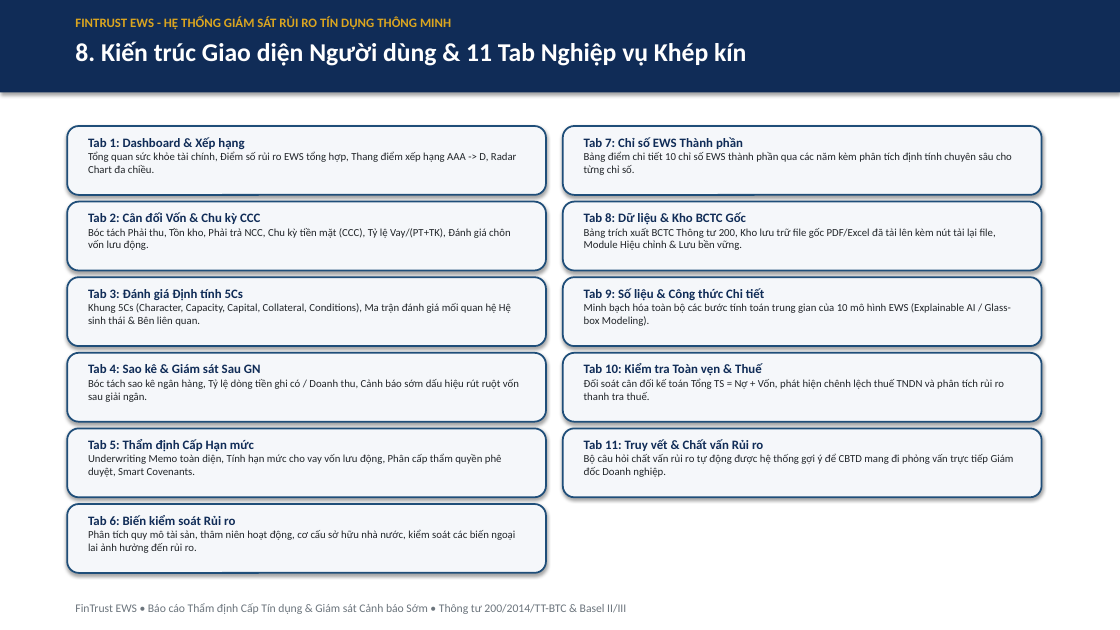
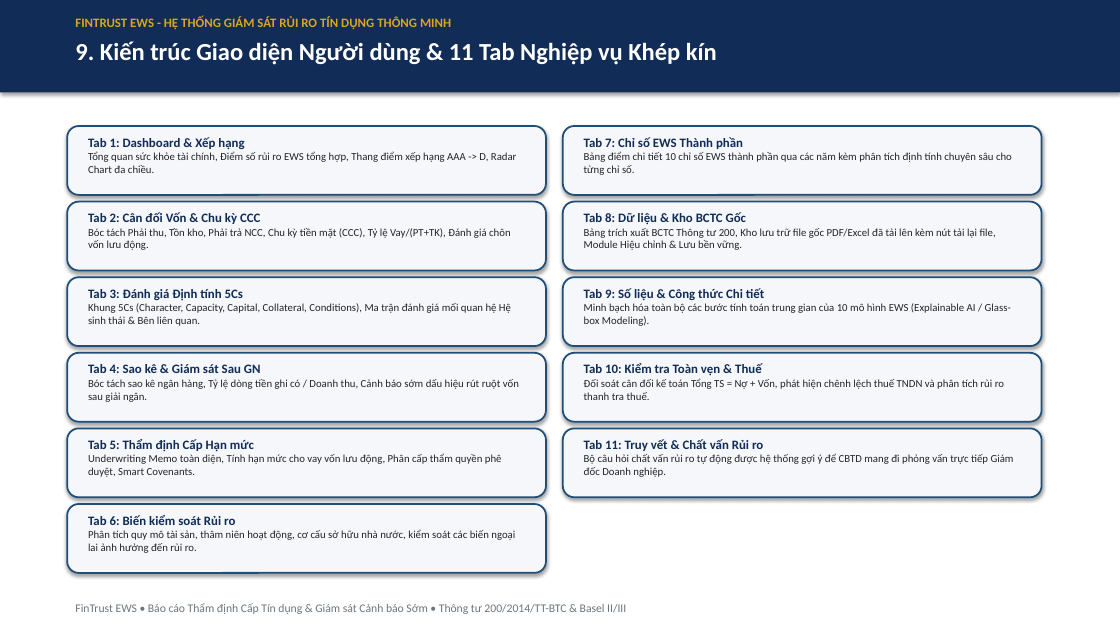
Before and after one commit to SelinaVu/Credit-Risk-Control, a slide deck: slide 10 of FinTrust_EWS_Bao_Cao_Hoi_Dong_Khoa_Hoc.pptx (slide 9 before the commit). Drawn at 1120x630 pixels with LibreOffice and Linux fonts; fonts in the diff are those of the drawing. Boxes give left, top, right and bottom in pixels: in the first picture for what was removed or moved away, otherwise in the second. Text is boxed around its words. In the diff, an @@ line names an element or a change of style, - is before the commit and + after.

```diff
--- a/FinTrust_EWS_Bao_Cao_Hoi_Dong_Khoa_Hoc.pptx
+++ b/FinTrust_EWS_Bao_Cao_Hoi_Dong_Khoa_Hoc.pptx
@@ text at bbox=[75, 41, 717, 65]: text changed; size 22 to 21 pt @@
-8. Kiến trúc Giao diện Người dùng & 11 Tab Nghiệp vụ Khép kín
+9. Kiến trúc Giao diện Người dùng & 11 Tab Nghiệp vụ Khép kín
```
Also in this commit, not shown: 9 other slides changed, 1 slide added, 1 other file.
